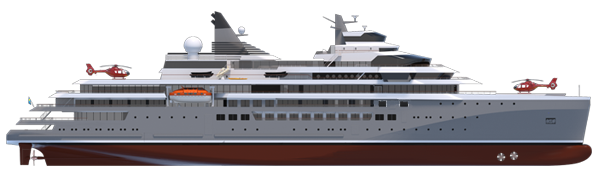
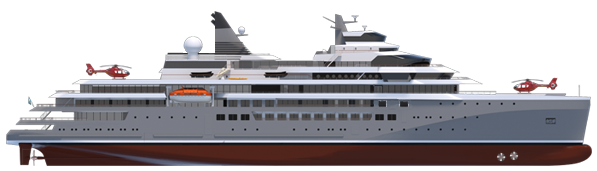
Comparing the layer stacks of the two 597 × 171 images. Changes:
painted on "Layer 0" over [183, 26, 325, 62]
